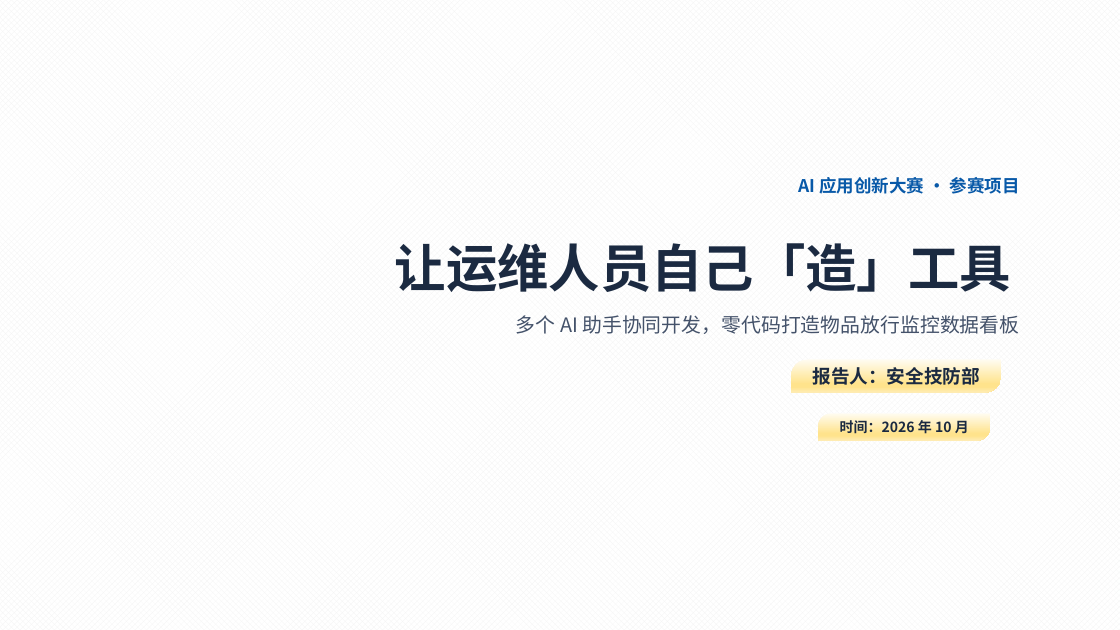
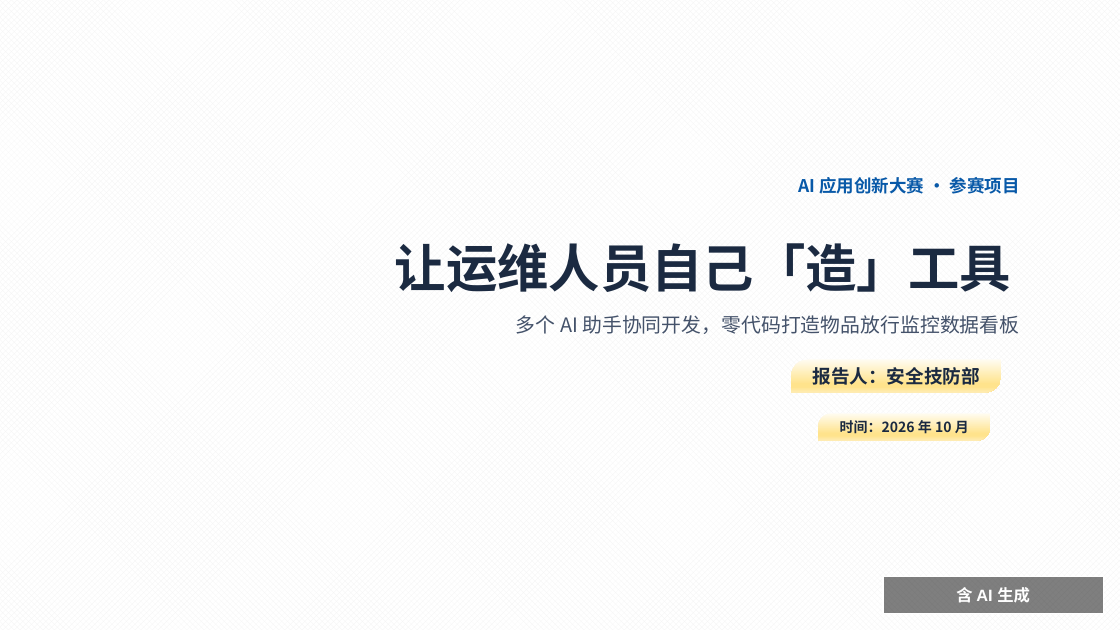
Before and after one commit to Halorui-ai/FX-, a slide deck: slide 1 of AI应用创新大赛-多Agent协同数据看板-v3.pptx. Drawn at 1120x630 pixels with LibreOffice and Linux fonts; fonts in the diff are those of the drawing; background and template pictures are left out. Boxes give left, top, right and bottom in pixels: in the first picture for what was removed or moved away, otherwise in the second. Text is boxed around its words. In the diff, an @@ line names an element or a change of style, - is before the commit and + after.

Commit message:
feat: update workspace

```diff
--- a/AI应用创新大赛-多Agent协同数据看板-v3.pptx
+++ b/AI应用创新大赛-多Agent协同数据看板-v3.pptx
@@ rectangle added at [883, 577, 1103, 614], fill #000000 at 50% opacity, outline #FFFFFF 1 pt, 14 pt, text #FFFFFF, bold @@
+含 AI 生成
```
